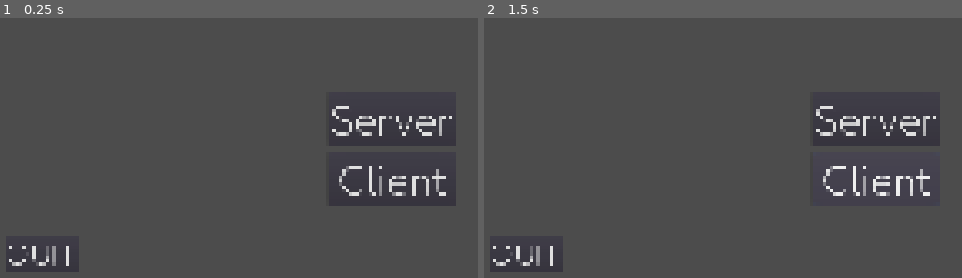
Above: before the commit, frames 1-2 (left to right).
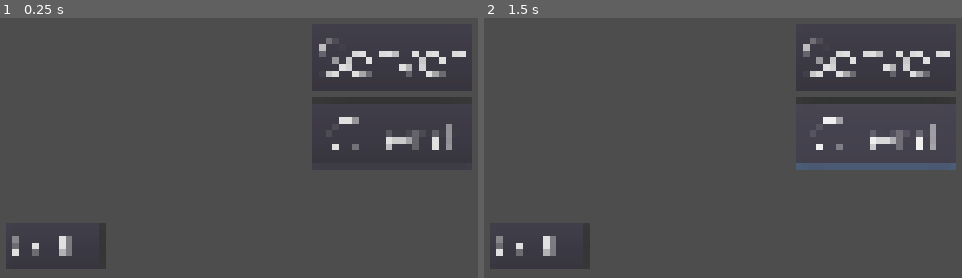
Above: after the commit, the same moments.

Repository: RitleDev/Skive
Game: Godot game, scene res://Assets/Scenes/Main.tscn
Same seed, same stepped clock (60 frames per second), same inputs: the game is played once before the commit and once after it.
Inputs:
- Up to frame 1 (0.25 s): no input
- Up to frame 2 (1.5 s): click "Server" at 0.5 s; click "Client" at 1.25 s

The runs differ from the first frame. In frame 1, 4.7% of the frame differs, in the area x 1-98%, y 7-98%; in frame 2, 4.9%, in the area x 1-99%, y 7-98%.

Commit message:
Major of optimizations and CPU utilization reducing + Changed window size
These optimizations drastically influence the CPU utilization and  make the program preform overall better. no new features added, only major fixes (biggest one is to make the server and client operate with a delay)

Diff:
--- a/Assets/Scenes/Main.tscn
+++ b/Assets/Scenes/Main.tscn
@@ -12,8 +12,8 @@
 [node name="Main" type="Node2D"]
 
 [node name="NetworkSetup" type="Control" parent="."]
-margin_right = 1920.0
-margin_bottom = 1080.0
+margin_right = 960.0
+margin_bottom = 540.0
 rect_pivot_offset = Vector2( 960, 540 )
 script = ExtResource( 3 )
 
@@ -22,32 +22,32 @@
 anchor_top = 0.5
 anchor_right = 0.5
 anchor_bottom = 0.5
-margin_left = -154.0
-margin_top = 84.0
-margin_right = 154.0
-margin_bottom = 212.0
+margin_left = -95.0
+margin_top = -40.0
+margin_right = 95.0
+margin_bottom = 40.0
 rect_pivot_offset = Vector2( 154, 64 )
 custom_fonts/font = ExtResource( 5 )
 text = "Server"
 
 [node name="ClientButton" type="Button" parent="NetworkSetup"]
 anchor_left = 0.5
-anchor_top = 0.5
+anchor_top = 1.0
 anchor_right = 0.5
-anchor_bottom = 0.5
-margin_left = -154.0
-margin_top = 228.0
-margin_right = 154.0
-margin_bottom = 356.0
+anchor_bottom = 1.0
+margin_left = -95.0
+margin_top = -218.0
+margin_right = 95.0
+margin_bottom = -138.0
 rect_pivot_offset = Vector2( 154, 64 )
 custom_fonts/font = ExtResource( 5 )
 text = "Client"
 
 [node name="Button" type="Button" parent="NetworkSetup"]
-margin_left = 30.0001
-margin_top = 966.0
-margin_right = 285.0
-margin_bottom = 1094.0
+margin_left = 19.0
+margin_top = 468.0
+margin_right = 180.0
+margin_bottom = 548.0
 rect_scale = Vector2( 0.7, 0.7 )
 custom_fonts/font = ExtResource( 5 )
 text = "QUIT"
@@ -57,7 +57,7 @@
 stream = SubResource( 2 )
 
 [node name="Camera2D" type="Camera2D" parent="."]
-position = Vector2( 960, 540 )
+position = Vector2( 480, 270 )
 current = true
 
 [node name="SendAudioTimer" type="Timer" parent="."]
--- a/Assets/Scripts/ScriptsNetwork.gd
+++ b/Assets/Scripts/ScriptsNetwork.gd
@@ -13,6 +13,10 @@
 # Time varaibles
 var timing: bool = false
 var time = 0
+
+# Client server loop booleans
+var client_runnning: bool = false
+var server_runnning: bool = false
 
 # Selected server details (client protocol uses this)
 var ser_ip = ''
@@ -61,18 +65,9 @@
 	var status = socketUDP.listen(SERVER_PORT, host_ip)
 	if status == 0:
 		print('Server listen OK')
-	while true:
-		if socketUDP.get_available_packet_count() > 0:
-			var array_bytes = socketUDP.get_packet()
-			#print(array_bytes)
-			var ip = socketUDP.get_packet_ip()
-			var port = socketUDP.get_packet_port()
-			print('From: <', ip, ', ', String(port), '>')
-			var data = byte_array_to_string(array_bytes)
-			#print(data)
-			var response = server_protocol(data, ip, port)
-			socketUDP.set_dest_address(ip, port)
-			socketUDP.put_packet(string_to_byte_array(response))
+	else:
+		print('Server listen failed, error code: ', status)
+	server_runnning = true
 
 
 func client():
@@ -92,13 +87,216 @@
 		for i in range(3):
 			socketUDP.put_packet(string_to_byte_array('DISC#'))
 
-
+	client_runnning = true  # Starting client loop
+
+
+func client_protocol(args: Array):
+	var data: PoolByteArray = args[0]
+	var ip: String = args[1]
+	var port: int = args[2]
+	# Exiting if got a message from a different source
+	if ip != ser_ip or port != ser_port:
+		return
+
+	# Refactoring data to match needs
+	# Decompressing message and converting to string
+	# Index when protocol stops being ascii and becomes binary
+	var type_index = find_triple_hashtag(data)
+	var splitted = data.subarray(0, type_index)
+	splitted = byte_array_to_string(splitted).split('#')
+	var msg_code = splitted[0]  # Getting message code
+	var msg_id = int(splitted[1])  # Getting message ID (prevent override)
+	var sound_length = int(splitted[2])
+	var msg = data.subarray(type_index + 3, -1).decompress(sound_length, 3)
+	#print('Code:', msg_code, ' ID:', msg_id, ' Length:', sound_length)
+
+	if msg_id <= last_id:  # Ignoring message which already got handled
+		return
+	#print('Got ID> ' + String(msg_id))
+	last_id = msg_id  # Setting new id
+	if msg_code == 'SEND':
+		#msg = parse_json(msg)
+		#sound_thread = Thread.new()
+		msg = parse_vector2(byte_array_to_string(msg))
+		play_audio(msg)
+		#sound_thread.start(self, 'play_audio', msg)
+		current_sound = msg
+		return
+
+
+
+func server_protocol(data, ip, port):
+	if data == 'DISC#':  # Discover
+		if not users.has(ip):
+			users[ip] = User.new('User', ip, port, socketUDP)
+			#print(socketUDP)
+		return 'ACKN#'  # Acknowledge
+	else: return null
+
+
+# Starts a server on button click
+func _on_ServerButton_pressed():
+	thread = Thread.new()
+	thread.start(self, 'server')
+	var idx = AudioServer.get_bus_index("Record")
+	effect = AudioServer.get_bus_effect(idx,1)
+	# Setting playback stream
+	playback = $AudioStreamPlayer.get_stream_playback()
+	$AudioStreamPlayer.play()
+	#effect.set_recording_active(true)
+	is_recording = true
+
+
+func _on_ClientButton_pressed():
+	thread = Thread.new()
+	thread.start(self, 'client')
+	playback = $AudioStreamPlayer.get_stream_playback()
+	$AudioStreamPlayer.play()
+
+
+# Converts an array of ints into a string. (using ASCII)
+func byte_array_to_string(array: PoolByteArray) -> String:
+	return array.get_string_from_ascii()  # TODO: Change program syntax.
+
+
+# Opposite of byte_array_to_string
+func string_to_byte_array(string: String):
+	return string.to_ascii()
+
+
+func get_network_ips(prefix: String):
+	# Gets all networks valid server ips (arping)
+	var ip_lst = []
+	var output = []
+	OS.execute('arp', ['-a'], true, output)
+	for section in output:
+		section = section.split('\n')
+		for line in section:
+			if '  ' + prefix in line:
+				var current_ip: String = line.split(' ')[2]
+				ip_lst.append(current_ip)
+	return ip_lst
+
+
+func get_prefix(ip: String, submask: String) -> String:
+	var h_ip: Array = ip.split('.')
+	var sub_mask: Array = submask.split('.')
+	var cnt: int = 0  # While counter
+	var prefix = ''  # result
+	if ip != '127.0.0.1':  # Connection/Firewall check
+		while cnt < h_ip.size():  # Going over each num
+			if sub_mask[cnt] != '255':
+				cnt += 1
+				continue
+			prefix += '.' + h_ip[cnt]
+			cnt += 1
+		prefix = prefix.substr(1)  # Getting rid of first dot.
+	return prefix
+
+
+class User:
+	var name
+	var ip
+	var port
+	var socketUDP
+
+	func _init(name: String, ip: String, port: int,
+	socketUDP: PacketPeerUDP):
+		self.name = name
+		self.ip = ip
+		self.port = port
+		self.socketUDP = socketUDP
+
+	# Data can be either String or TYPE_RAW_ARRAY(PoolByteArray)
+	# See Docs: https://bit.ly/36c5nZ8 (For all types)
+	func send_packet(data):
+		if typeof(data) == 20:  # TYPE_RAW_ARRAY (PoolByteArray)
+			self.socketUDP.set_dest_address(self.ip, self.port)
+			self.socketUDP.put_packet(data)
+		elif typeof(data) == 4:  # String
+			self.socketUDP.set_dest_address(self.ip, self.port)
+			self.socketUDP.put_packet(string_to_byte_array(data))
+		else:
+			self.socketUDP.set_dest_address(self.ip, self.port)
+			self.socketUDP.put_packet(data)
+
+	# Opposite of byte_array_to_string
+	func string_to_byte_array(string: String):
+		return string.to_ascii()  # TODO : Change program syntax.
+
+
+func _on_SendAudioTimer_timeout():
+	if is_recording:
+		recording = effect.get_buffer(effect.get_frames_available())
+		effect.clear_buffer()
+		# Getting file ready to send in network. (using json & gzip)
+		var js_rec = String(recording)
+		# Message format looks like this:
+		# SEND#AUDIO_ID#UNCOMPRESSED_LENGTH(string)###
+		var to_send:PoolByteArray = string_to_byte_array('SEND#' + String(audio_id) + '#') \
+		+	string_to_byte_array(String(string_to_byte_array(js_rec).size()) + '###') \
+		+ 	string_to_byte_array(js_rec).compress(3)
+		audio_id += 1
+		#print('Sent> ' + String(to_send.size()) + ' ID > ' + String(audio_id))
+		for user in users:
+			users[user].send_packet(to_send)
+
+		# Play only every 0.1 seconds
+		#if current_sound != last_sound:
+		#	var t = Thread.new()
+		#	t.start(self, 'play_audio', current_sound)
+		#last_sound = current_sound
+
+
+func play_audio(recording):
+	#effect.clear_buffer()
+	#print(recording.size())
+	if recording.size() > 0:
+		for frame in recording:
+			playback.push_frame(frame)
+	#print('good')
+
+
+func parse_vector2(data: String):
+	data.erase(data.find("["),1)
+	data.erase(data.find("]"),1)
+	var s_data = data.split('),')
+	var result: PoolVector2Array = []
+	for cords in s_data:
+		cords.erase(cords.find("("),1) # Erasing first bracket
+		cords = cords.split(',')
+		result.append(Vector2(float(cords[0]), float(cords[1])))
+	return result
+
+
+func find_triple_hashtag(data: PoolByteArray):
+	var val = ord('#')
+	var state = 0
+	var cnt = 0
+	for v in data:
+		cnt += 1
+		if v == val:
+			state += 1
+		else: state = 0  # reset
+		if state == 3:
+			return cnt - 3
+	# If not found return -1
+	return -1
+
+
+# ------------------------------------------------------------
+# here server and client listens to migrate preformance issues
+# ------------------------------------------------------------
+# <------->
+# Client listen variables:
+var done = false
+var threads = []
+var thread_counter: int = 0
+# <------->
+func _physics_process(delta):
 	# Wating for an answer
-	# Starting communication with a single server
-	var done = false
-	var threads = []
-	var thread_counter: int = 0
-	while not done:
+	# communication with a single server
+	if not done and client_runnning == true:
 		if socketUDP.get_available_packet_count() > 0:
 			var array_bytes = socketUDP.get_packet()
 			var ip = socketUDP.get_packet_ip()
@@ -113,211 +311,20 @@
 				threads.append(Thread.new())
 				threads[thread_counter].start(self, 'client_protocol', [array_bytes, ip, port])
 				thread_counter += 1
-
-
-func client_protocol(args: Array):
-	var data: PoolByteArray = args[0]
-	var ip: String = args[1]
-	var port: int = args[2]
-	# Exiting if got a message from a different source
-	if ip != ser_ip or port != ser_port:
-		return
-
-	# Refactoring data to match needs
-	# Decompressing message and converting to string
-	# Index when protocol stops being ascii and becomes binary
-	var type_index = find_triple_hashtag(data)
-	var splitted = data.subarray(0, type_index)
-	splitted = byte_array_to_string(splitted).split('#')
-	var msg_code = splitted[0]  # Getting message code
-	var msg_id = int(splitted[1])  # Getting message ID (prevent override)
-	var sound_length = int(splitted[2])
-	var msg = data.subarray(type_index + 3, -1).decompress(sound_length, 3)
-	#print('Code:', msg_code, ' ID:', msg_id, ' Length:', sound_length)
-
-	if msg_id <= last_id:  # Ignoring message which already got handled
-		return
-	#print('Got ID> ' + String(msg_id))
-	last_id = msg_id  # Setting new id
-	if msg_code == 'SEND':
-		#msg = parse_json(msg)
-		#sound_thread = Thread.new()
-		msg = parse_vector2(byte_array_to_string(msg))
-		play_audio(msg)
-		#sound_thread.start(self, 'play_audio', msg)
-		current_sound = msg
-		return
-
-
-
-func server_protocol(data, ip, port):
-	if data == 'DISC#':  # Discover
-		if not users.has(ip):
-			users[ip] = User.new('User', ip, port, socketUDP)
-			#print(socketUDP)
-		return 'ACKN#'  # Acknowledge
-	else: return null
-
-
-# Starts a server on button click
-func _on_ServerButton_pressed():
-	thread = Thread.new()
-	thread.start(self, 'server')
-	var idx = AudioServer.get_bus_index("Record")
-	effect = AudioServer.get_bus_effect(idx,1)
-	# Setting playback stream
-	playback = $AudioStreamPlayer.get_stream_playback()
-	$AudioStreamPlayer.play()
-	#effect.set_recording_active(true)
-	is_recording = true
-
-
-func _on_ClientButton_pressed():
-	thread = Thread.new()
-	thread.start(self, 'client')
-	playback = $AudioStreamPlayer.get_stream_playback()
-	$AudioStreamPlayer.play()
-
-
-# Converts an array of ints into a string. (using ASCII)
-func byte_array_to_string(array: PoolByteArray) -> String:
-	return array.get_string_from_ascii()  # TODO: Change program syntax.
-
-
-# Opposite of byte_array_to_string
-func string_to_byte_array(string: String):
-	var array: PoolByteArray = []
-	for letter in string:
-		array.append(ord(letter))
-	return array
-
-
-func get_network_ips(prefix: String):
-	# Gets all networks valid server ips (arping)
-	var ip_lst = []
-	var output = []
-	OS.execute('arp', ['-a'], true, output)
-	for section in output:
-		section = section.split('\n')
-		for line in section:
-			if '  ' + prefix in line:
-				var current_ip: String = line.split(' ')[2]
-				ip_lst.append(current_ip)
-	return ip_lst
-
-
-func get_prefix(ip: String, submask: String) -> String:
-	var h_ip: Array = ip.split('.')
-	var sub_mask: Array = submask.split('.')
-	var cnt: int = 0  # While counter
-	var prefix = ''  # result
-	if ip != '127.0.0.1':  # Connection/Firewall check
-		while cnt < h_ip.size():  # Going over each num
-			if sub_mask[cnt] != '255':
-				cnt += 1
-				continue
-			prefix += '.' + h_ip[cnt]
-			cnt += 1
-		prefix = prefix.substr(1)  # Getting rid of first dot.
-	return prefix
-
-
-func wait(seconds: float):
-	# Timer - uses _physics_proccess to count time and delay.
-	time = 0
-	timing = true
-	while time <= seconds:
-		pass
-	timing = false
-	time = 0
-
-
-class User:
-	var name
-	var ip
-	var port
-	var socketUDP
-
-	func _init(name: String, ip: String, port: int,
-	socketUDP: PacketPeerUDP):
-		self.name = name
-		self.ip = ip
-		self.port = port
-		self.socketUDP = socketUDP
-
-	# Data can be either String or TYPE_RAW_ARRAY(PoolByteArray)
-	# See Docs: https://bit.ly/36c5nZ8 (For all types)
-	func send_packet(data):
-		if typeof(data) == 20:  # TYPE_RAW_ARRAY (PoolByteArray)
-			self.socketUDP.set_dest_address(self.ip, self.port)
-			self.socketUDP.put_packet(data)
-		elif typeof(data) == 4:  # String
-			self.socketUDP.set_dest_address(self.ip, self.port)
-			self.socketUDP.put_packet(string_to_byte_array(data))
-		else:
-			self.socketUDP.set_dest_address(self.ip, self.port)
-			self.socketUDP.put_packet(data)
-
-	# Opposite of byte_array_to_string
-	static func string_to_byte_array(string: String):
-		return string.to_ascii()  # TODO : Change program syntax.
-
-
-func _on_SendAudioTimer_timeout():
-	if is_recording:
-		recording = effect.get_buffer(effect.get_frames_available())
-		# Getting file ready to send in network. (using json & gzip)
-		var js_rec = to_json(recording)
-		var d: PoolByteArray = string_to_byte_array(js_rec).compress(3)
-		# Message format looks like this:
-		# SEND#AUDIO_ID#UNCOMPRESSED_LENGTH(string)###
-		var to_send: PoolByteArray = string_to_byte_array('SEND#' + String(audio_id) + '#')
-		to_send.append_array(string_to_byte_array(String(string_to_byte_array(String(js_rec)).size()) + '###'))
-		audio_id += 1
-		to_send.append_array(d)
-		#print('Sent> ' + String(to_send.size()) + ' ID > ' + String(audio_id))
-		for user in users:
-			users[user].send_packet(to_send)
-
-		# Play only every 0.1 seconds
-		#if current_sound != last_sound:
-		#	var t = Thread.new()
-		#	t.start(self, 'play_audio', current_sound)
-		#last_sound = current_sound
-
-
-func play_audio(recording):
-	#effect.clear_buffer()
-	#print(recording.size())
-	if recording.size() > 0:
-		for frame in recording:
-			playback.push_frame(frame)
-	#print('good')
-
-
-func parse_vector2(data: String):
-	data.erase(data.find("["),1)
-	data.erase(data.find("]"),1)
-	var s_data = data.split('),')
-	var result: PoolVector2Array = []
-	for cords in s_data:
-		cords.erase(cords.find("("),1) # Erasing first bracket
-		cords = cords.split(',')
-		result.append(Vector2(float(cords[0]), float(cords[1])))
-	return result
-
-
-func find_triple_hashtag(data: PoolByteArray):
-	var val = ord('#')
-	var state = 0
-	var cnt = 0
-	for v in data:
-		cnt += 1
-		if v == val:
-			state += 1
-		else: state = 0  # reset
-		if state == 3:
-			return cnt - 3
-
-	# If not found return -1
-	return -1
+	# Sever listen loop
+	if server_runnning:
+		if socketUDP.get_available_packet_count() > 0:
+			var array_bytes = socketUDP.get_packet()
+			#print(array_bytes)
+			var ip = socketUDP.get_packet_ip()
+			var port = socketUDP.get_packet_port()
+			print('From: <', ip, ', ', String(port), '>')
+			var data = byte_array_to_string(array_bytes)
+			#print(data)
+			var response = server_protocol(data, ip, port)
+			socketUDP.set_dest_address(ip, port)
+			var type: int = typeof(response)
+			if type == 4:  # Converting to bytes if the message is string only
+				response = string_to_byte_array(response)
+			if type != 0:  # Checking if message isn't null
+				socketUDP.put_packet(response)
--- a/Assets/basic.tres
+++ b/Assets/basic.tres
@@ -3,7 +3,7 @@
 [ext_resource path="res://Fredoka-VariableFont_wdth,wght.ttf" type="DynamicFontData" id=1]
 
 [resource]
-size = 100
+size = 60
 use_mipmaps = true
 use_filter = true
 font_data = ExtResource( 1 )
--- a/default_bus_layout.tres
+++ b/default_bus_layout.tres
@@ -14,6 +14,6 @@
 bus/1/volume_db = 0.0
 bus/1/send = "Master"
 bus/1/effect/0/effect = SubResource( 1 )
-bus/1/effect/0/enabled = true
+bus/1/effect/0/enabled = false
 bus/1/effect/1/effect = SubResource( 2 )
 bus/1/effect/1/enabled = true
--- a/project.godot
+++ b/project.godot
@@ -12,6 +12,8 @@
 
 config/name="Skive"
 run/main_scene="res://Assets/Scenes/Main.tscn"
+run/low_processor_mode=true
+run/low_processor_mode_sleep_usec=59999
 boot_splash/image="res://Assets/Empty.png"
 boot_splash/bg_color=Color( 0.301961, 0.301961, 0.301961, 1 )
 config/icon="res://Skive_logo_temp.png"
@@ -22,10 +24,9 @@
 
 [display]
 
-window/size/width=1920
-window/size/height=1080
+window/size/width=960
+window/size/height=540
 window/size/resizable=false
-window/size/fullscreen=true
 window/stretch/mode="viewport"
 window/stretch/aspect="keep"
 
@@ -63,5 +64,11 @@
 
 [rendering]
 
+quality/driver/driver_name="GLES2"
+quality/shadows/filter_mode=0
+quality/reflections/texture_array_reflections=false
+quality/shading/force_vertex_shading=true
+quality/filters/anisotropic_filter_level=1
 environment/default_clear_color=Color( 0.301961, 0.301961, 0.301961, 1 )
+quality/filters/use_fxaa=true
 environment/default_environment="res://default_env.tres"
